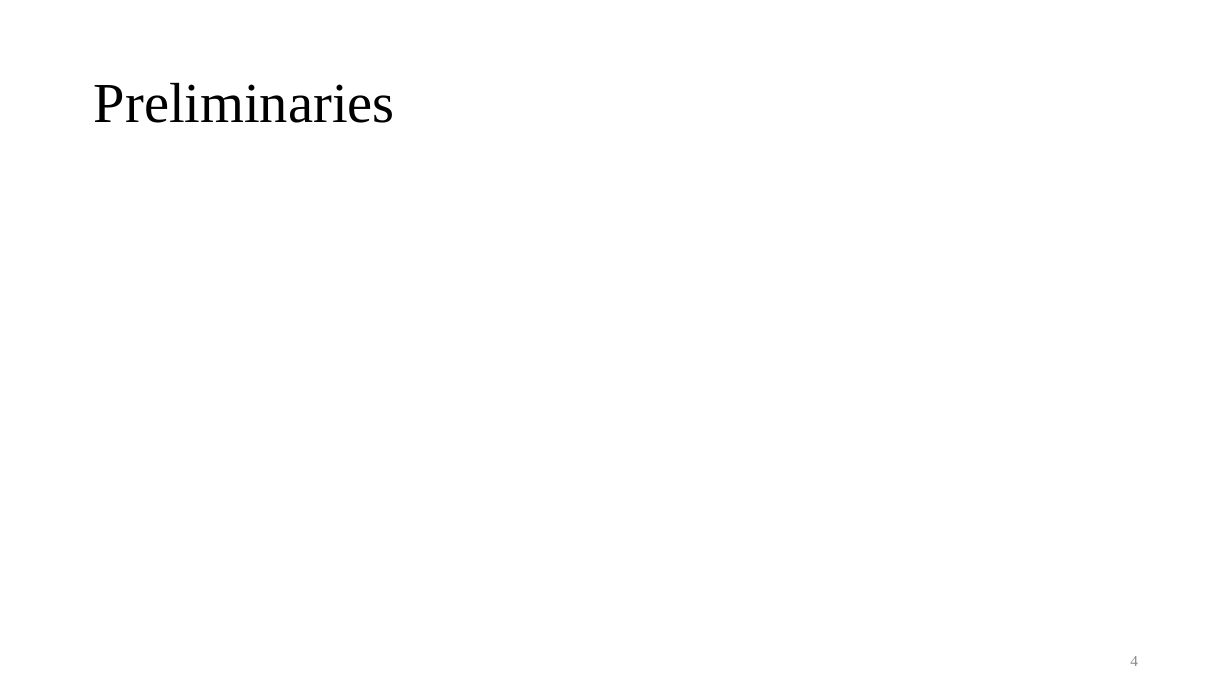
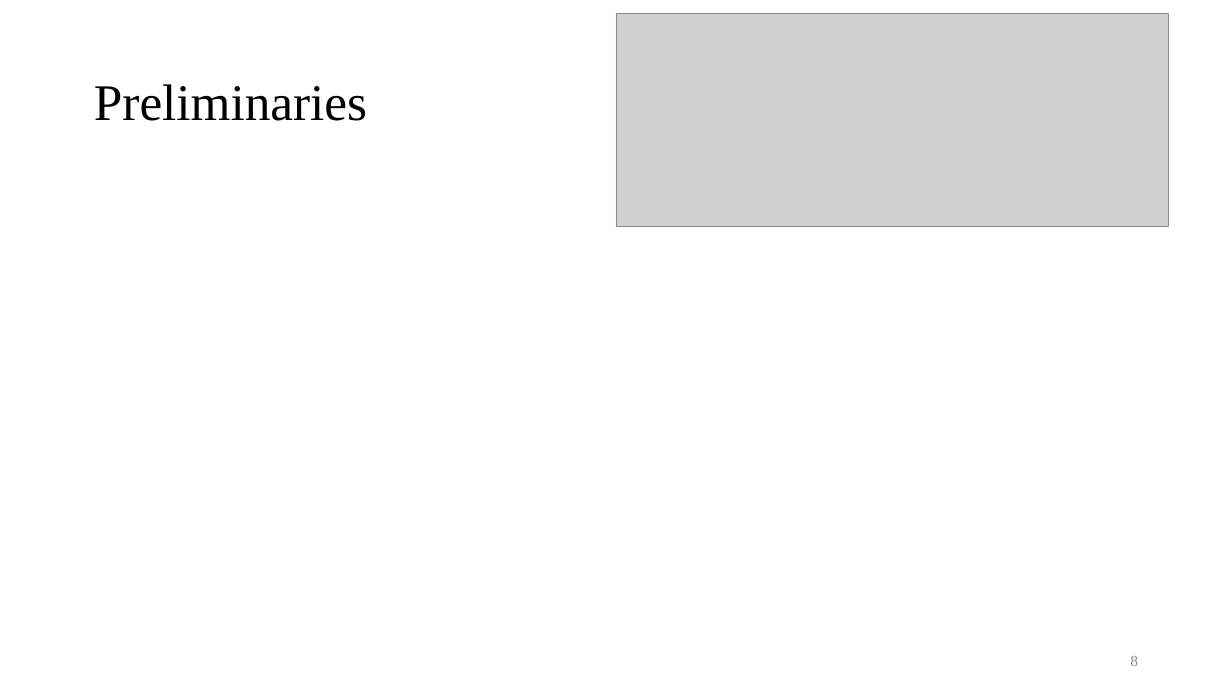
Before and after one commit to Pacific-Feng-Studuies/Studied-Papers, a slide deck: slide 9 of GM/powerplan/Power Sub-Mesh Construction in Multiple Power Domain Design/Power Sub-Mesh Construction in Multiple Power Domain Design.pptx (slide 5 before the commit). Drawn at 1232x693 pixels with LibreOffice and Linux fonts; fonts in the diff are those of the drawing; grey boxes stand for pictures. Boxes give left, top, right and bottom in pixels: in the first picture for what was removed or moved away, otherwise in the second. Text is boxed around its words. In the diff, an @@ line names an element or a change of style, - is before the commit and + after.

```diff
--- a/GM/powerplan/Power Sub-Mesh Construction in Multiple Power Domain Design/Power Sub-Mesh Construction in Multiple Power Domain Design.pptx
+++ b/GM/powerplan/Power Sub-Mesh Construction in Multiple Power Domain Design/Power Sub-Mesh Construction in Multiple Power Domain Design.pptx
@@ picture added at bbox=[616, 14, 1169, 226] @@
@@ title "Preliminaries" at bbox=[94, 84, 367, 121]: size 44 to 40 pt @@
@@ page number at bbox=[1130, 656, 1138, 666]: text changed @@
-4
+8
```
Also in this commit, not shown: 3 other slides changed, 23 slides added, 1 slide removed.
